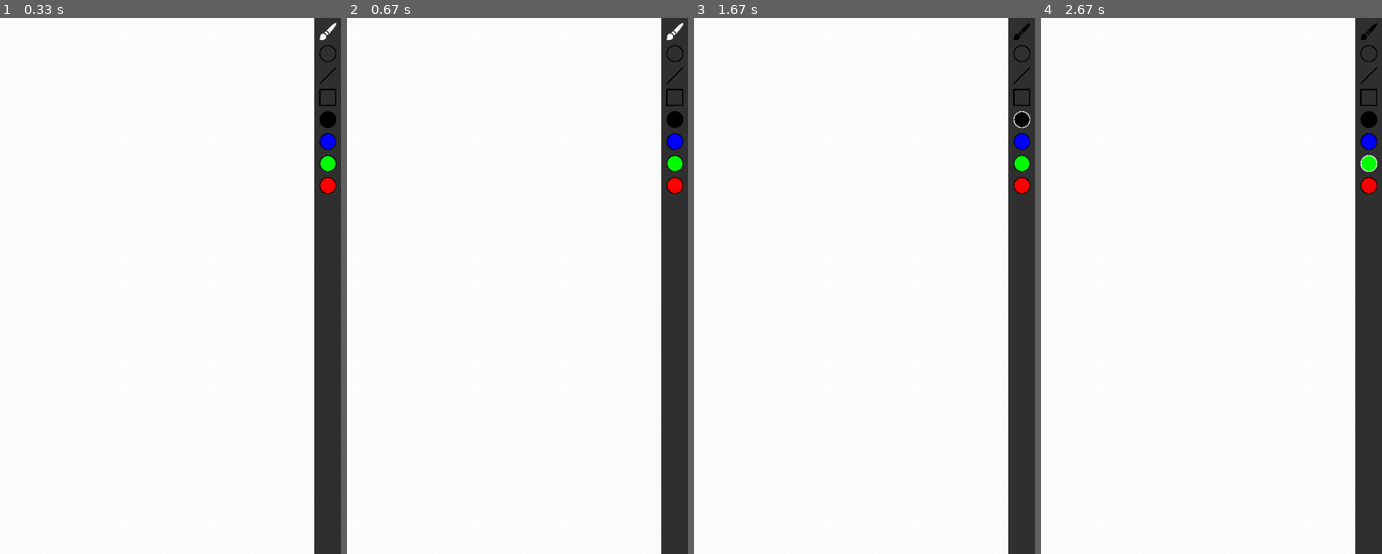
Above: before the commit, frames 1-4 (left to right).
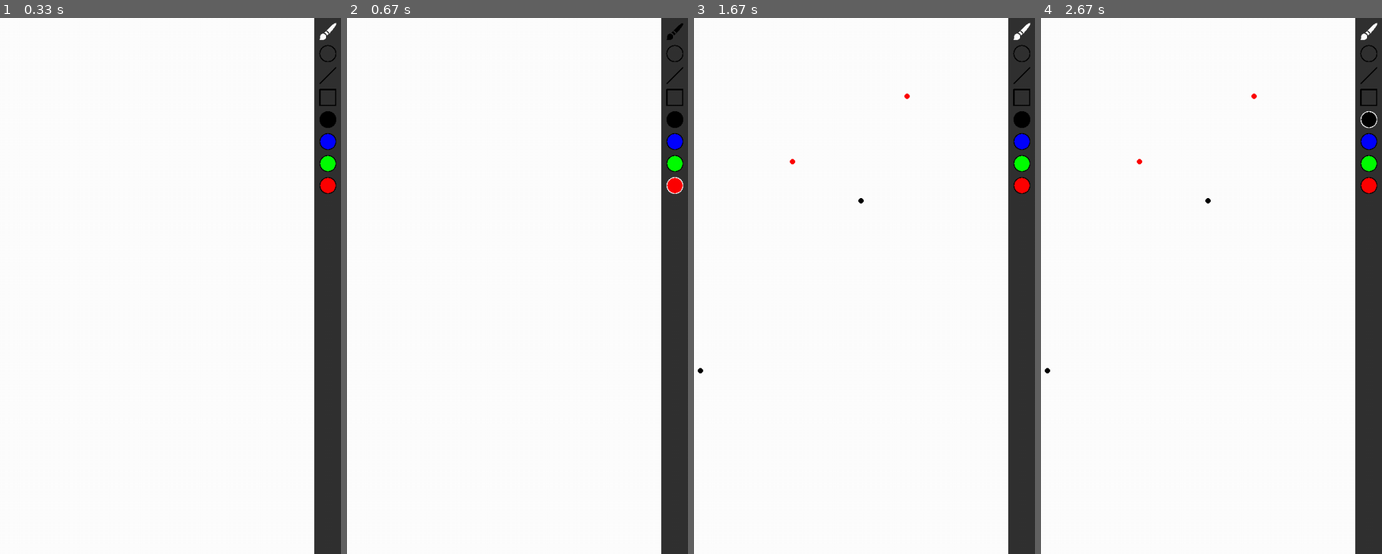
Above: after the commit, the same moments.

Repository: ConnorKnoetze/paint-pygame
Game: pygame game, started from main.py
Same seed, same stepped clock (60 frames per second), same inputs: the game is played once before the commit and once after it.
Inputs (mouse positions are in pixels of both pictures, inside the frame that each line leads up to):
- Up to frame 1 (0.33 s): no input
- Up to frame 2 (0.67 s): click (674, 184) at 0.38 s
- Up to frame 3 (1.67 s): press the mouse at (1021, 28) at 0.7 s; move the mouse to (905, 98) at 0.8 s; release the mouse at (792, 162) at 0.93 s; press the mouse at (1021, 119) at 1.03 s; move the mouse to (840, 114) at 1.13 s; release the mouse at (outside the picture) at 1.27 s; press the mouse at (1021, 28) at 1.37 s; move the mouse to (861, 200) at 1.47 s; release the mouse at (700, 371) at 1.6 s
- Up to frame 4 (2.67 s): press the mouse at (1368, 28) at 1.7 s; move the mouse to (1163, 168) at 1.8 s; release the mouse at (outside the picture) at 1.93 s; press the mouse at (1368, 119) at 2.03 s; move the mouse to (1341, 103) at 2.13 s; release the mouse at (1313, 87) at 2.27 s; press the mouse at (1368, 162) at 2.37 s; move the mouse to (1143, 162) at 2.47 s; release the mouse at (outside the picture) at 2.6 s

Frame 1 is identical in both runs. In frame 2, 0.1% of the frame differs, in the area x 93-99%, y 0-33%; in frame 3, 0.1%; in frame 4, 0.2%, in the area x 1-99%, y 0-67%.

Commit message:
changed up tool switching to be more fluid

Diff:
--- a/main.py
+++ b/main.py
@@ -17,6 +17,7 @@
     def __init__(self):
         self.swapped = False
         self.rect = py.Rect(1000, 0, 50, 1000)
+        self.tool_index = 0
 
         gap = 41
         size = 32
@@ -49,12 +50,13 @@
         rects = self.get_rects()
         for i in range(len(rects)):
             rect = rects[i]
-            if rect.collidepoint(mouse_pos) and not True in tool_selected:
+            if rect.collidepoint(mouse_pos):
+                if self.tool_index != None and self.tool_index != i:
+                    self.swap(self.tool_index)
+                    tool_selected[self.tool_index] = False
                 self.swap(i)
-                tool_selected[i] = True
-            elif rect.collidepoint(mouse_pos) and tool_selected[i]:
-                self.swap(i)
-                tool_selected[i] = False
+                tool_selected[i] = not tool_selected[i]
+                self.tool_index = i
 
 
 class Canvas:
@@ -86,8 +88,8 @@
         x1,y1 = points[0]
         x2,y2 = points[1]
 
-        x_span = abs(x2 - x1)
-        y_span = abs(y2 - y1)
+        dx = abs(x2 - x1)
+        dy = abs(y2 - y1)
 
         mid_x = abs(x2 - x1) // 2 + min(x1, x2)
         mid_y = abs(y2 - y1) // 2 + min(y1, y2)
@@ -95,7 +97,7 @@
         smajor = max(abs(x2 - x1), abs(y2 - y1)) //2
         sminor = min(abs(x2 - x1), abs(y2 - y1)) //2
 
-        if min(x_span, y_span) == y_span:
+        if min(dx, dy) == dy:
             for t in range(0, int(2*math.pi * 100),1):
                 self.draw_brush(mid_x + smajor * math.cos(t), mid_y + sminor * math.sin(t))
         else:
